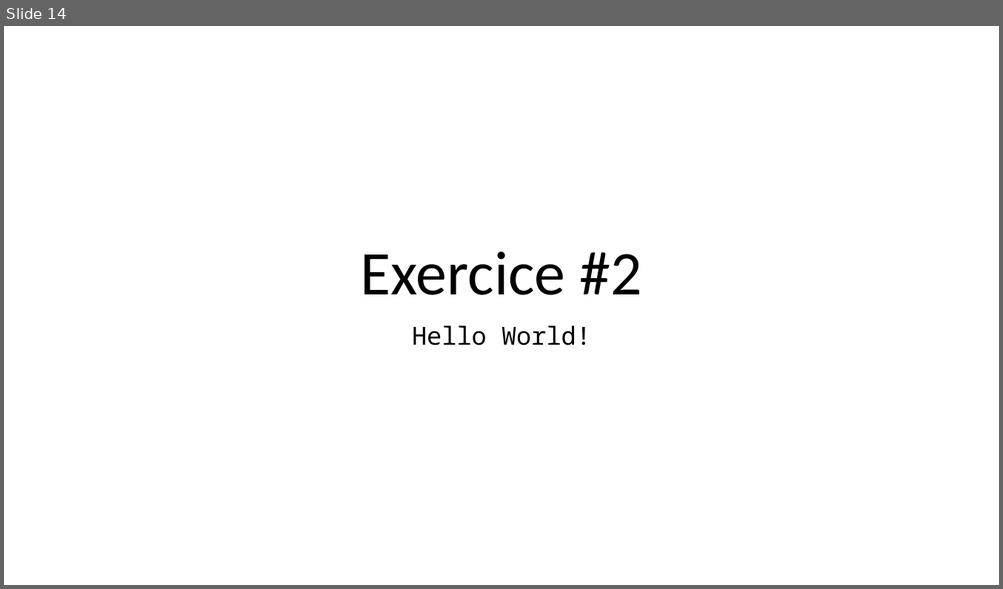
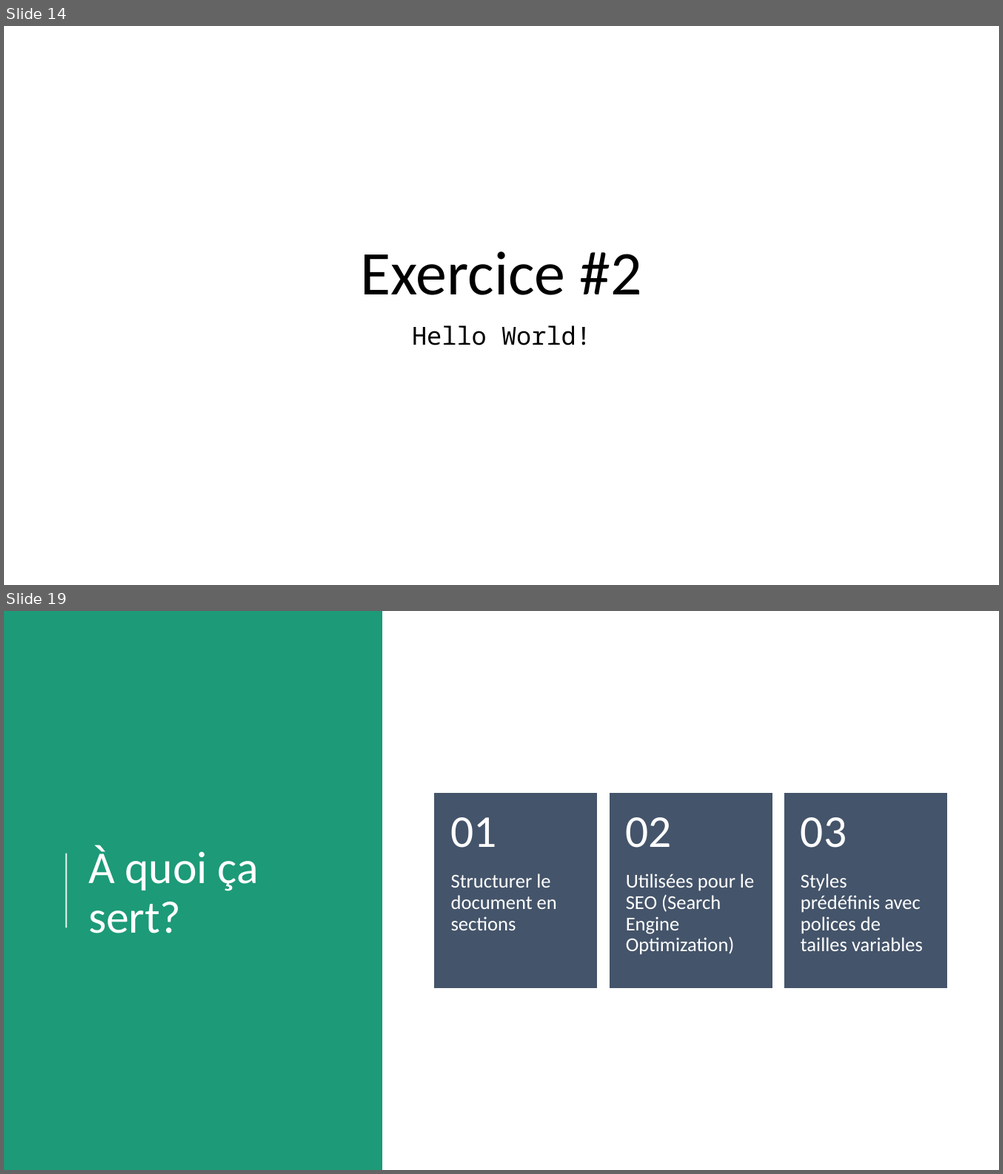
Before and after one commit to fragmatyc/SAAQ, a slide deck: HTML/1. Présentation/Cours HTML - v1.0.pptx. Shown one above the other, each under a label of ours: slide 14 before the commit, slides 14 and 19 after it; the slides between them are not shown. The pictures are 1003x589 and 1003x1174 pixels, drawn with LibreOffice and Linux fonts; fonts in the diff are those of the drawing. Boxes give left, top, right and bottom in pixels: in the first picture for what was removed or moved away, otherwise in the second. Text is boxed around its words. In the diff, an @@ line names an element or a change of style, - is before the commit and + after.

```diff
--- a/HTML/1. Présentation/Cours HTML - v1.0.pptx
+++ b/HTML/1. Présentation/Cours HTML - v1.0.pptx
@@ slide 19 added at [4, 611, 999, 1170], background #FFFFFF @@
@@ rectangle added at [4, 611, 382, 1170], fill #1D9A78 @@
@@ group added at [435, 794, 946, 988]: 6 texts, 3 rectangles @@
+Structurer le document en sections
+01
+Utilisées pour le SEO (Search Engine Optimization)
+02
+Styles prédéfinis avec polices de tailles variables
+03
@@ line added from (66, 928) to (66, 854), #FFFFFF 1.5 pt @@
@@ title added at [88, 846, 259, 934], 44 pt, text #FFFFFF @@
+À quoi ça sert?
```
Also in this commit, not shown: 5 slides changed, 28 other slides added, 2 other files.
